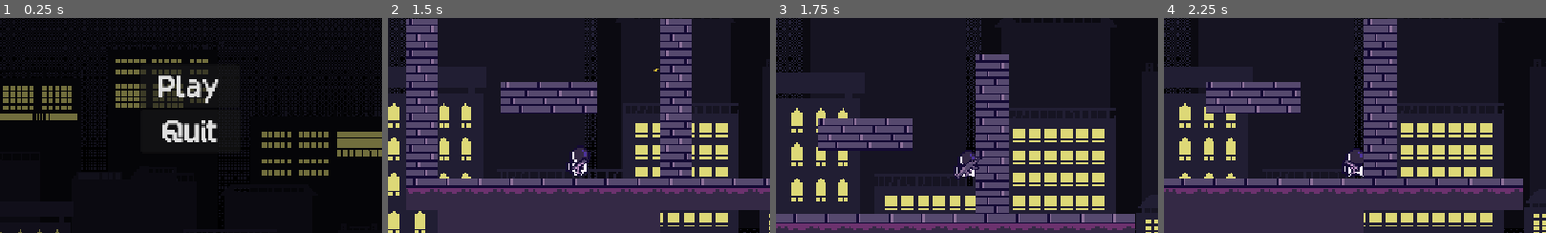
Above: before the commit, frames 1-4 (left to right).
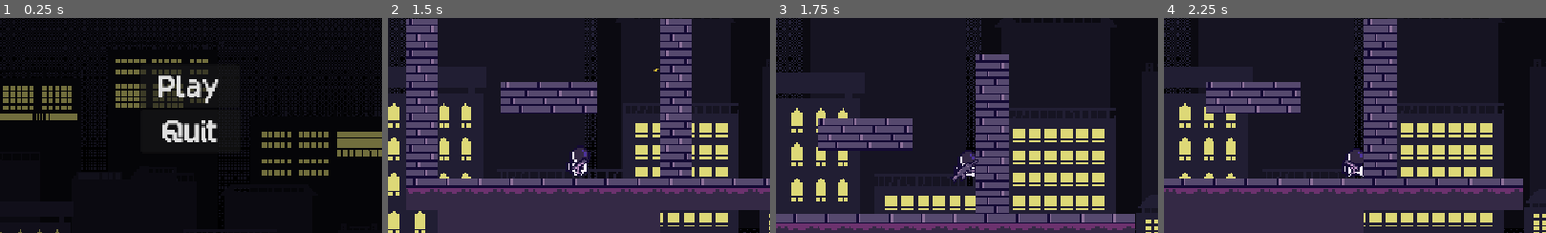
Above: after the commit, the same moments.

Repository: kyteidev/rogueshot
Game: Godot game, scene res://scenes/menus/main_menu.tscn
The game is run twice, just before and just after one commit, with the same random seed, the same clock (stepped at 60 frames per second) and the same inputs.
Inputs (mouse positions are % of the whole screen's width and height, from its top left):
- Up to frame 1 (0.25 s): no input
- Up to frame 2 (1.5 s): click "Play" at 0.5 s; move the mouse to (72, 45) at 1.27 s; press the mouse at (72, 45) at 1.28 s; hold D (player_right) from 1.28 s (still down)
- Up to frame 3 (1.75 s): keep holding D (player_right); tap W (player_jump) at 1.52 s; tap E (weapon_next) at 1.55 s
- Up to frame 4 (2.25 s): keep holding D (player_right); move the mouse to (30, 55) at 2.02 s; release the mouse at (30, 55) at 2.03 s; tap E (weapon_next) at 2.1 s
The pictures show only the part of the screen within x 25-75%, y 41-91%; the shares and areas given below are measured in that part.

Frames 1-2 are identical in both runs. In frame 3, 0.2% of the frame differs, in the area x 46-54%, y 64-76%; in frame 4, nothing differs.

Commit message:
add weapon recoil

Diff:
--- a/scripts/weapon.gd
+++ b/scripts/weapon.gd
@@ -14,6 +14,16 @@
 var max_ammo: int = 0
 var mags: int = 0
 
+var kick: float = 0.0
+var kick_recovery: float = 0.0
+var spread_per_shot: float = 0.0
+var max_spread: float = 0.0
+var spread_recovery: float = 0.0
+
+var current_spread: float = 0.0
+var kick_offset: float = 0.0
+var weapon_rest_pos: Vector2 = Vector2.ZERO
+
 @onready var timer = $Timer
 
 const BULLET = preload("res://scenes/bullet.tscn")
@@ -21,27 +31,28 @@
 
 var can_fire = true
 
-"""
-format of weapon stats:
-"weapon_name": {
-	"damage": base weapon damage,
-	"fire_rate": fire rate in seconds (0 for semi auto),
-	"mag_size": ammo per mag
-	"total_mags": base number of mags available
-}
-"""
 const WEAPON_STATS = {
 	"pistol": {
 		"damage": 25,
 		"fire_rate": 0.0,
 		"mag_size": 13,
-		"total_mags": 5
+		"total_mags": 5,
+		"kick": 5.0,
+		"kick_recovery": 60.0,
+		"spread": 3.0,
+		"max_spread": 8.0,
+		"spread_recovery": 12.0
 	},
 	"rifle1": {
 		"damage": 15,
 		"fire_rate": 0.1,
 		"mag_size": 30,
-		"total_mags": 4
+		"total_mags": 4,
+		"kick": 3.0,
+		"kick_recovery": 40.0,
+		"spread": 1.2,
+		"max_spread": 7.0,
+		"spread_recovery": 10.0
 	}
 }
 
@@ -61,7 +72,7 @@
 	equip_weapon(0)
 
 
-func _process(_delta: float) -> void:
+func _process(delta: float) -> void:
 	# weapon switching
 	if Input.is_action_just_pressed("weapon_next"):
 		var next_index = (weapon_index + 1) % weapons.size()
@@ -83,19 +94,32 @@
 	else:
 		current_weapon.scale.y = abs(weapon_scale)
 
+	# recoil recovery
+	current_spread = move_toward(current_spread, 0.0, spread_recovery * delta)
+	kick_offset = move_toward(kick_offset, 0.0, kick_recovery * delta)
+	current_weapon.position = weapon_rest_pos + Vector2(-kick_offset, 0)
+
 	# weapon firing
 	if Input.is_action_pressed("player_shoot"):
-		# spawn bullet and set necessary values
 		if can_fire and ammo > 0:
+			# spawn bullet
 			var bullet_instance = BULLET.instantiate()
 			get_tree().root.add_child(bullet_instance)
 
+			# apply spread
+			var spread_angle = deg_to_rad(randf_range(-current_spread, current_spread))
+
 			bullet_instance.global_position = weapon_muzzle.global_position
-			bullet_instance.rotation = global_rotation
+			bullet_instance.rotation = global_rotation + spread_angle
 			bullet_instance.scale = Vector2(BULLET_SCALE, BULLET_SCALE)
 
+			# subtract ammo and sync state with state manager
 			ammo -= 1
 			sync_state()
+
+			# apply recoil
+			current_spread = min(current_spread + spread_per_shot, max_spread)
+			kick_offset = min(kick_offset + kick, kick * 2.0)
 
 		# firing speed timeout
 		if fire_rate == 0.0 and can_fire:
@@ -120,6 +144,7 @@
 func equip_weapon(index: int):
 	# save weapon stats before switching
 	if current_weapon != null:
+		current_weapon.position = weapon_rest_pos
 		weapon_state[weapon_name] = {"ammo": ammo, "mags": mags}
 
 	# get weapon stuff
@@ -129,16 +154,26 @@
 	weapon_muzzle = current_weapon.get_child(0)
 
 	# set weapon stats
-	var current_weapon_stats = WEAPON_STATS[weapon_name]
-	base_damage = current_weapon_stats.damage
-	fire_rate = current_weapon_stats.fire_rate
-	max_ammo = current_weapon_stats.mag_size
+	var stats = WEAPON_STATS[weapon_name]
+	base_damage = stats.damage
+	fire_rate = stats.fire_rate
+	max_ammo = stats.mag_size
+
+	kick = stats.kick
+	kick_recovery = stats.kick_recovery
+	spread_per_shot = stats.spread
+	max_spread = stats.max_spread
+	spread_recovery = stats.spread_recovery
+
+	current_spread = 0.0
+	kick_offset = 0.0
+	weapon_rest_pos = current_weapon.position
 
 	# save weapon state if not saved previously
 	if not weapon_state.has(weapon_name):
 		weapon_state[weapon_name] = {
-			"ammo": current_weapon_stats.mag_size,
-			"mags": current_weapon_stats.total_mags
+			"ammo": stats.mag_size,
+			"mags": stats.total_mags
 		}
 
 	# restore saved state
